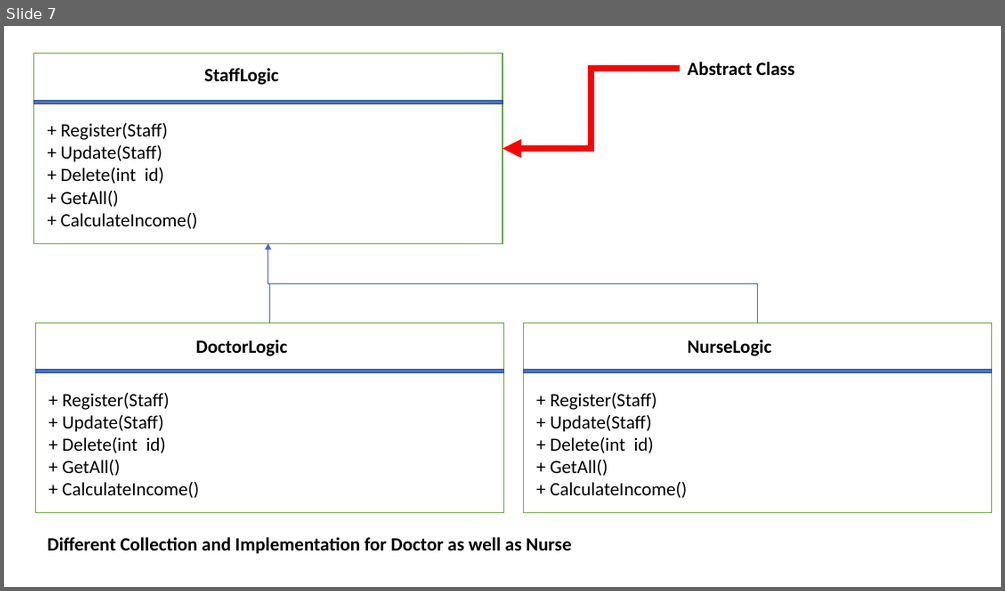
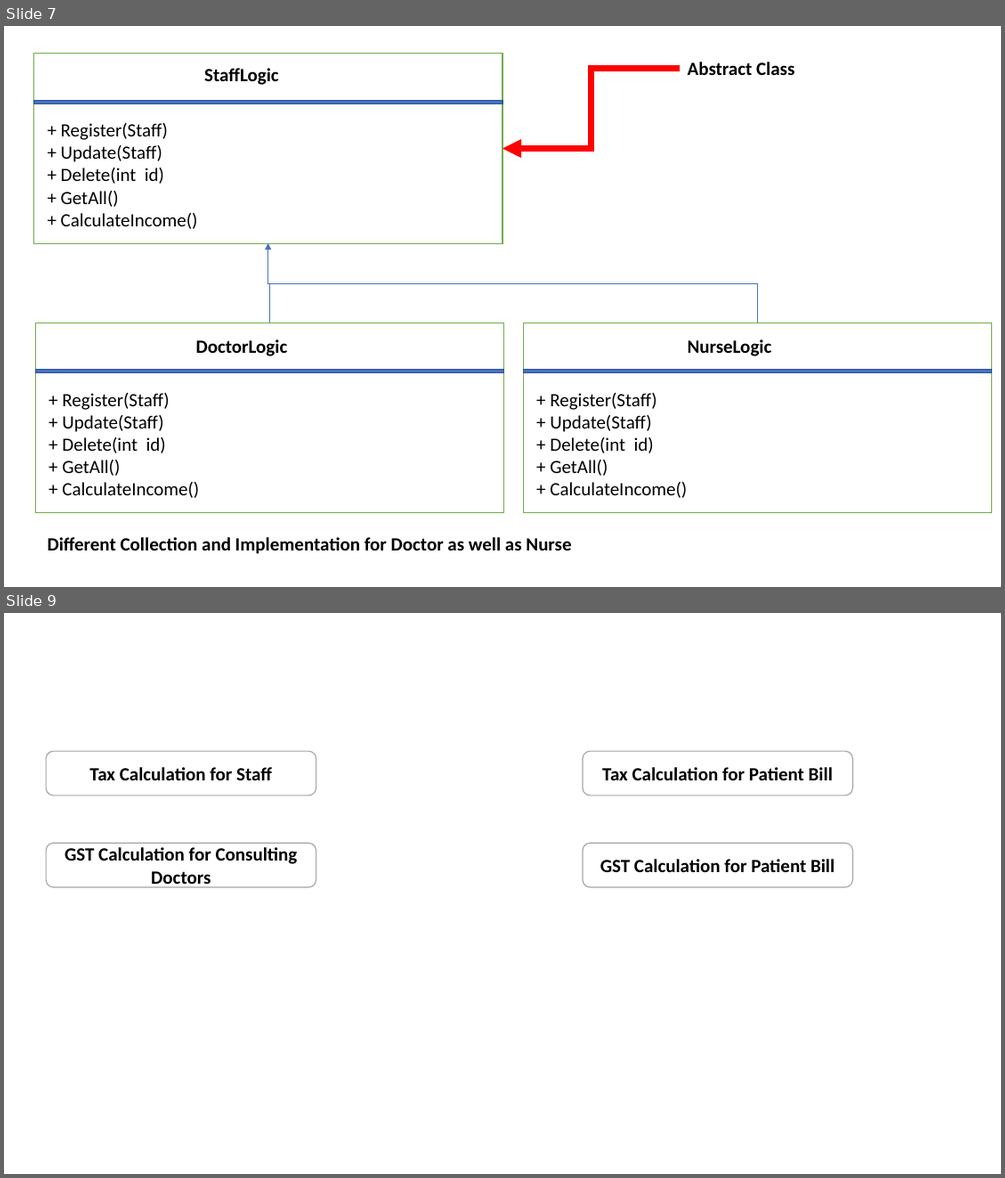
Before and after one commit to maheshsabnis/CS_Applications_MB, a slide deck: MB_Training_Images.pptx. Shown one above the other, each under a label of ours: slide 7 before the commit, slides 7 and 9 after it; the slides between them are not shown. The pictures are 1005x591 and 1005x1178 pixels, drawn with LibreOffice and Linux fonts; fonts in the diff are those of the drawing. Boxes give left, top, right and bottom in pixels: in the first picture for what was removed or moved away, otherwise in the second. Text is boxed around its words. In the diff, an @@ line names an element or a change of style, - is before the commit and + after.

```diff
--- a/MB_Training_Images.pptx
+++ b/MB_Training_Images.pptx
@@ slide 9 added at (4, 613, 1001, 1174), background #FFFFFF @@
@@ rounded rectangle added at (46, 751, 316, 795), fill #FFFFFF, outline #A5A5A5 1 pt, 18 pt, text #000000, bold @@
+Tax Calculation for Staff
@@ rounded rectangle added at (582, 751, 853, 795), fill #FFFFFF, outline #A5A5A5 1 pt, 18 pt, text #000000, bold @@
+Tax Calculation for Patient Bill
@@ rounded rectangle added at (46, 843, 316, 887), fill #FFFFFF, outline #A5A5A5 1 pt, 18 pt, text #000000, bold @@
+GST Calculation for Consulting Doctors
@@ rounded rectangle added at (582, 843, 853, 887), fill #FFFFFF, outline #A5A5A5 1 pt, 18 pt, text #000000, bold @@
+GST Calculation for Patient Bill
```
Also in this commit, not shown: 1 other slide added, 11 other files.
